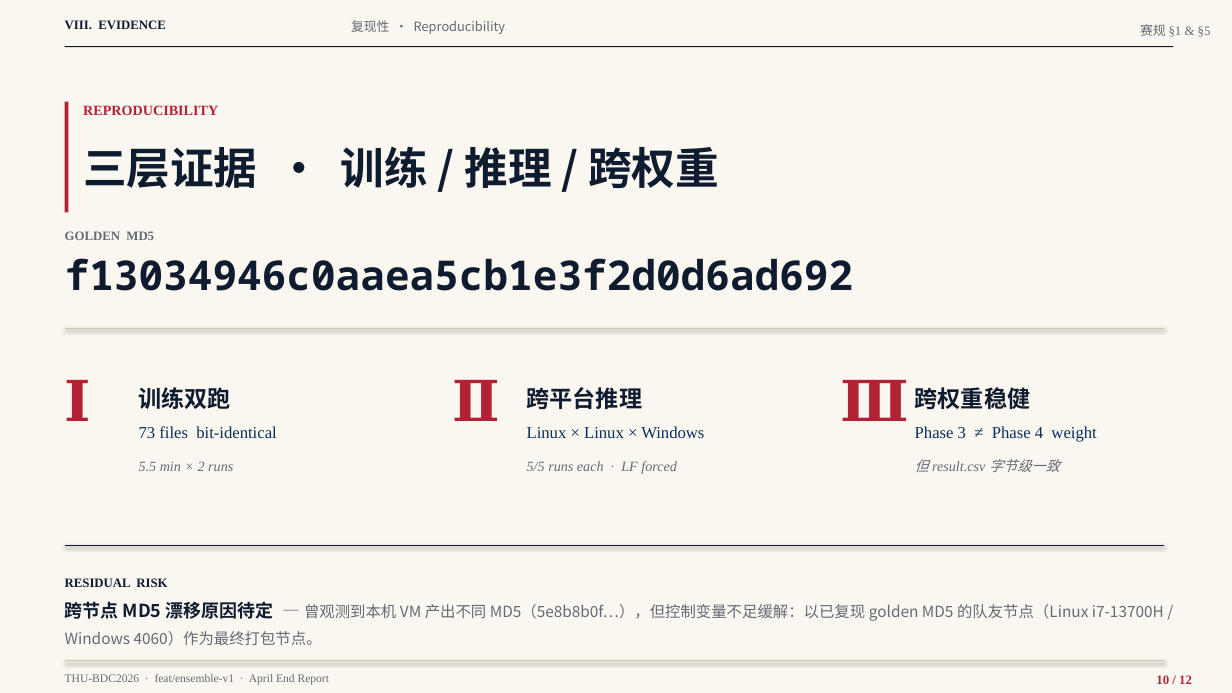
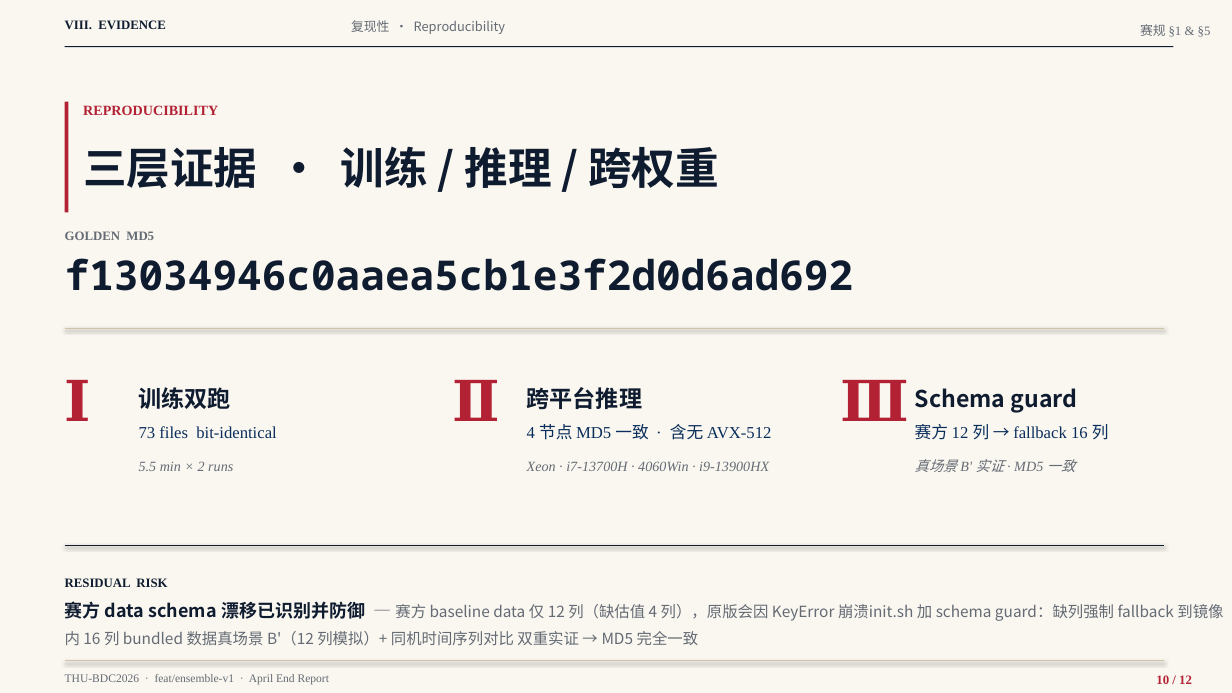
Before and after one commit to LvJC0808/C4BDC, a slide deck: slide 10 of docs/slides/April_End_Report_v2.pptx. Drawn at 1232x693 pixels with LibreOffice and Linux fonts; fonts in the diff are those of the drawing. Boxes give left, top, right and bottom in pixels: in the first picture for what was removed or moved away, otherwise in the second. Text is boxed around its words. In the diff, an @@ line names an element or a change of style, - is before the commit and + after.

```diff
--- a/docs/slides/April_End_Report_v2.pptx
+++ b/docs/slides/April_End_Report_v2.pptx
@@ text at (915, 388, 1078, 413): text changed @@
-跨权重稳健
+Schema guard
@@ text at (527, 424, 771, 440): text changed @@
-Linux × Linux × Windows
+4 节点 MD5 一致 · 含无 AVX-512
@@ text at (915, 424, 1109, 440): text changed @@
-Phase 3 ≠ Phase 4 weight
+赛方 12 列 → fallback 16 列
@@ text at (527, 461, 769, 471): text changed @@
-5/5 runs each · LF forced
+Xeon · i7-13700H · 4060Win · i9-13900HX
@@ text at (915, 459, 1075, 472): text changed @@
-但 result.csv 字节级一致
+真场景 B' 实证 · MD5 一致
@@ text at (65, 601, 1223, 645): text changed @@
-跨节点 MD5 漂移原因待定 — 曾观测到本机 VM 产出不同 MD5（5e8b8b0f…），但控制变量不足缓解：以已复现 golden MD5 的队友节点（Linux i7-13700H / Windows 4060）作为最终打包节点。
+赛方 data schema 漂移已识别并防御 — 赛方 baseline data 仅 12 列（缺估值 4 列），原版会因 KeyError 崩溃init.sh 加 schema guard：缺列强制 fallback 到镜像内 16 列 bundled 数据真场景 B'（12 列模拟）+ 同机时间序列对比 双重实证 → MD5 完全一致
```
Also in this commit, not shown: 5 other files.
